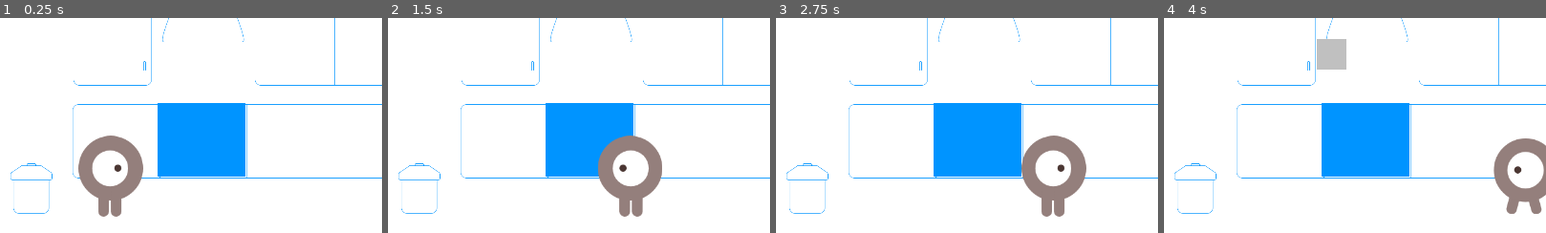
Above: before the commit, frames 1-4 (left to right).
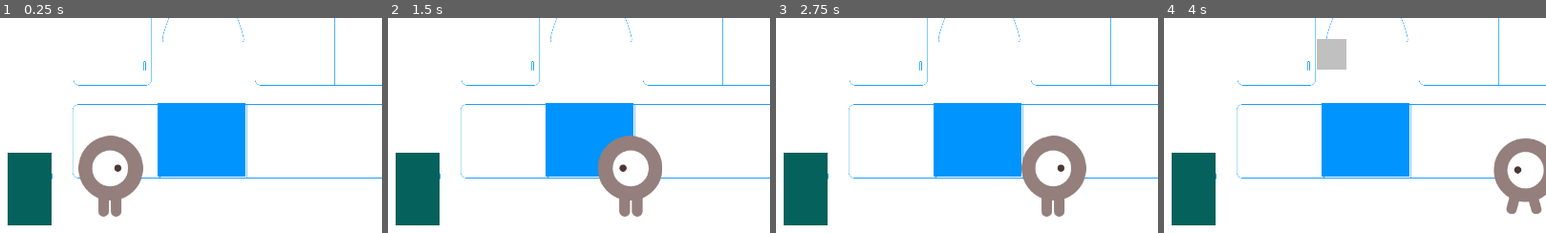
Above: after the commit, the same moments.

Repository: anj0la/BakingFrenzy
Game: Godot game, scene res://scenes/Game.tscn
The game is run twice, just before and just after one commit, with the same random seed, the same clock (stepped at 60 frames per second) and the same inputs. The project has no main scene, so this scene is started directly.
Inputs:
- Up to frame 1 (0.25 s): no input
- Up to frame 2 (1.5 s): hold Right (move_right) 0.53-1.28 s; hold Left (move_left) from 1.28 s (still down)
- Up to frame 3 (2.75 s): release Left (move_left) at 2.03 s; hold Right (move_right) from 2.03 s (still down)
- Up to frame 4 (4 s): release Right (move_right) at 3.53 s; hold Left (move_left) from 3.53 s (still down)
The pictures show only the part of the screen within x 1-51%, y 28-78%; the shares and areas given below are measured in that part.

The runs differ from the first frame. In frame 1, 3.9% of the frame differs, in the area x 2-14%, y 62-97%; in frame 2, 3.9%; in frame 3, 3.9%; in frame 4, 3.9%.

Commit message:
Added trash detection, order state (i.e., BAKING or SOLD), and a reset game function that allows players to restart the game.

Diff:
--- a/project.godot
+++ b/project.godot
@@ -52,6 +52,7 @@
 2d_render/layer_5="oven"
 2d_render/layer_6="sale_counter"
 2d_render/layer_7="npc"
+2d_render/layer_8="trash"
 2d_physics/layer_1="walls"
 2d_physics/layer_2="floor"
 2d_physics/layer_3="player"
@@ -59,6 +60,7 @@
 2d_physics/layer_5="oven"
 2d_physics/layer_6="sale_counter"
 2d_physics/layer_7="npc"
+2d_physics/layer_8="trash"
 
 [rendering]
 
--- a/scenes/Game.tscn
+++ b/scenes/Game.tscn
@@ -8,6 +8,7 @@
 [ext_resource type="PackedScene" uid="uid://dv4baml1twpu2" path="res://scenes/Oven.tscn" id="6_8y440"]
 [ext_resource type="PackedScene" uid="uid://wm64m4p8ix3d" path="res://scenes/SaleCounter.tscn" id="7_pwdfb"]
 [ext_resource type="PackedScene" uid="uid://dqfwvvi6rb8gb" path="res://scenes/HUD.tscn" id="8_660gl"]
+[ext_resource type="PackedScene" uid="uid://dmh4v6n6e4d3g" path="res://scenes/TrashCan.tscn" id="9_dushb"]
 
 [sub_resource type="RectangleShape2D" id="RectangleShape2D_xyenl"]
 size = Vector2(1921, 202)
@@ -49,6 +50,9 @@
 [node name="SaleCounter" parent="." instance=ExtResource("7_pwdfb")]
 position = Vector2(1560, 560)
 
+[node name="TrashCan" parent="." instance=ExtResource("9_dushb")]
+position = Vector2(80, 640)
+
 [node name="Player" parent="." instance=ExtResource("3_5vw5y")]
 
 [node name="StartPosition" type="Marker2D" parent="."]
@@ -74,7 +78,9 @@
 [node name="CountdownTimer" type="Timer" parent="."]
 
 [connection signal="completed_baking" from="Oven" to="." method="_on_oven_completed_baking"]
+[connection signal="display_baking_indicator" from="Oven" to="." method="_on_oven_display_baking_indicator"]
 [connection signal="order_sold" from="SaleCounter" to="." method="_on_sale_counter_order_sold"]
+[connection signal="ingredient_discarded" from="TrashCan" to="." method="_on_trash_can_ingredient_discarded"]
 [connection signal="hit" from="Player" to="." method="_on_player_hit"]
 [connection signal="timeout" from="IngredientTimer" to="." method="_on_ingredient_timer_timeout"]
 [connection signal="timeout" from="StartTimer" to="." method="_on_start_timer_timeout"]
--- /dev/null
+++ b/scenes/TrashCan.tscn
@@ -0,0 +1,35 @@
+[gd_scene load_steps=4 format=3 uid="uid://dmh4v6n6e4d3g"]
+
+[ext_resource type="Script" path="res://scripts/TrashCan.gd" id="1_3jphp"]
+
+[sub_resource type="RectangleShape2D" id="RectangleShape2D_7dhrl"]
+size = Vector2(114, 186)
+
+[sub_resource type="RectangleShape2D" id="RectangleShape2D_um8a3"]
+size = Vector2(160, 186)
+
+[node name="TrashCan" type="StaticBody2D"]
+collision_layer = 128
+collision_mask = 0
+script = ExtResource("1_3jphp")
+metadata/_edit_group_ = true
+
+[node name="CollisionShape2D" type="CollisionShape2D" parent="."]
+position = Vector2(15, 91)
+shape = SubResource("RectangleShape2D_7dhrl")
+
+[node name="ColorRect" type="ColorRect" parent="."]
+offset_left = -40.0
+offset_right = 72.0
+offset_bottom = 184.0
+color = Color(0.0156863, 0.380392, 0.356863, 1)
+
+[node name="Area2D" type="Area2D" parent="."]
+collision_layer = 128
+collision_mask = 4
+
+[node name="CollisionShape2D" type="CollisionShape2D" parent="Area2D"]
+position = Vector2(40, 91)
+shape = SubResource("RectangleShape2D_um8a3")
+
+[connection signal="body_entered" from="Area2D" to="." method="_on_area_2d_body_entered"]
--- a/scripts/Game.gd
+++ b/scripts/Game.gd
@@ -10,6 +10,21 @@
 	$Player.start($StartPosition.position)
 	$StartTimer.start()
 	$NPC.generate_order()
+	# NOTE: Temp function to display ingredients. Replace with $HUD.update_order_image(selected_order[0])
+	$HUD.update_list_ingredients($NPC.selected_order[1][0], $NPC.selected_order[1][1], $NPC.selected_order[1][2])
+	print($NPC.selected_order)
+	coins_earned = 0
+	customers_served = 0
+	time_left = 120
+	# Updates the coins and customers served.
+	$HUD.update_coins(coins_earned)
+	$HUD.update_customers_served(customers_served)
+
+func reset_game():
+	$Player.start($StartPosition.position)
+	$StartTimer.start()
+	$NPC.generate_order()
+	$HUD.reset_time_indicator()
 	# NOTE: Temp function to display ingredients. Replace with $HUD.update_order_image(selected_order[0])
 	$HUD.update_list_ingredients($NPC.selected_order[1][0], $NPC.selected_order[1][1], $NPC.selected_order[1][2])
 	print($NPC.selected_order)
@@ -70,6 +85,8 @@
 			else:
 				print('Uh oh. Collected the wrong ingredient!')
 				$NPC.mark_incorrect_ingredient()
+				# Activate trash detection to throw away the wrong ingredient.
+				$TrashCan.activate_trash_detection()
 
 			# Remove the ingredient from the scene
 			body.queue_free()
@@ -93,6 +110,7 @@
 # Called once the order has been sold.
 func _on_sale_counter_order_sold(test_string) -> void:
 	print(test_string)
+	$HUD.update_order_state("SOLD")
 	$NPC.exit()
 	coins_earned += 100
 	customers_served += 1
@@ -105,3 +123,11 @@
 	$HUD.update_list_ingredients($NPC.selected_order[1][0], $NPC.selected_order[1][1], $NPC.selected_order[1][2])
 	# $NPC.enter()
 	print($NPC.selected_order)
+
+# Activates ingredient collection again.
+func _on_trash_can_ingredient_discarded(test_string) -> void:
+	print("Thrown ingredient!")
+	$NPC.reset_incorrect_ingredient()
+
+func _on_oven_display_baking_indicator() -> void:
+	$HUD.update_order_state("BAKING")
--- a/scripts/HUD.gd
+++ b/scripts/HUD.gd
@@ -61,7 +61,7 @@
 	if show_second_goal:
 		$MainControl/GoalsContainer/SecondGoal.text = _generate_goal()
 
-# Updates recipe order status, whether it is completed (green) or not (grey).
+# Updates order status, whether it is completed (green) or not (grey).
 func update_order_status(completed: bool) -> void:
 	if completed:
 		$MainControl/OrderStatusContainer/CompletedStatus.add_theme_color_override("font_color", Color.LIME_GREEN)
@@ -76,7 +76,10 @@
 # Updates the order state.
 func update_order_state(new_state: String) -> void:
 	$MainControl/OrderStateContainer/OrderState.text = new_state
+	await get_tree().create_timer(1.0).timeout
+	$MainControl/OrderStateContainer/OrderState.text = ""
 
+# Updates the open status.
 func _update_open_status(in_game_hour: float) -> void:
 	if int(in_game_hour) == FINAL_HOUR:
 		# NOTE: We would add flashing animations to showcase that the store is closing soon.
--- a/scripts/Oven.gd
+++ b/scripts/Oven.gd
@@ -1,6 +1,7 @@
 extends StaticBody2D
 
 signal completed_baking
+signal display_baking_indicator
 
 var activated: bool
 
@@ -13,6 +14,8 @@
 	if activated:
 		print('Activated.')
 		print('Baking...')
+		# Displays baking indicator for 0.5 seconds (TODO: implement progress bar)
+		display_baking_indicator.emit()
 		await get_tree().create_timer(0.5).timeout # Wait 0.5 seconds for baking process.
 		activated = false # Stops oven detection.
 		# Emit signal that the oven process is done.
--- /dev/null
+++ b/scripts/TrashCan.gd
@@ -0,0 +1,23 @@
+extends StaticBody2D
+
+signal ingredient_discarded
+
+var activated: bool
+
+# Called when the node enters the scene tree for the first time.
+func _ready() -> void:
+	activated = false
+
+# Handles trash detection, activating a timer to delay the player.
+func _on_area_2d_body_entered(_body: Node2D) -> void:
+	if activated:
+		print('Activated.')
+		print('Throwing...')
+		await get_tree().create_timer(0.25).timeout # Wait 0.5 seconds for throwing away trash.
+		activated = false # Stops oven detection.
+		# Emit signal that the order has been sold.
+		ingredient_discarded.emit("Thrown trash!")
+
+# Activates sale counter detection.
+func activate_trash_detection():
+	activated = true
Not shown: 1 places in scenes/Game.tscn that only renumber resources
